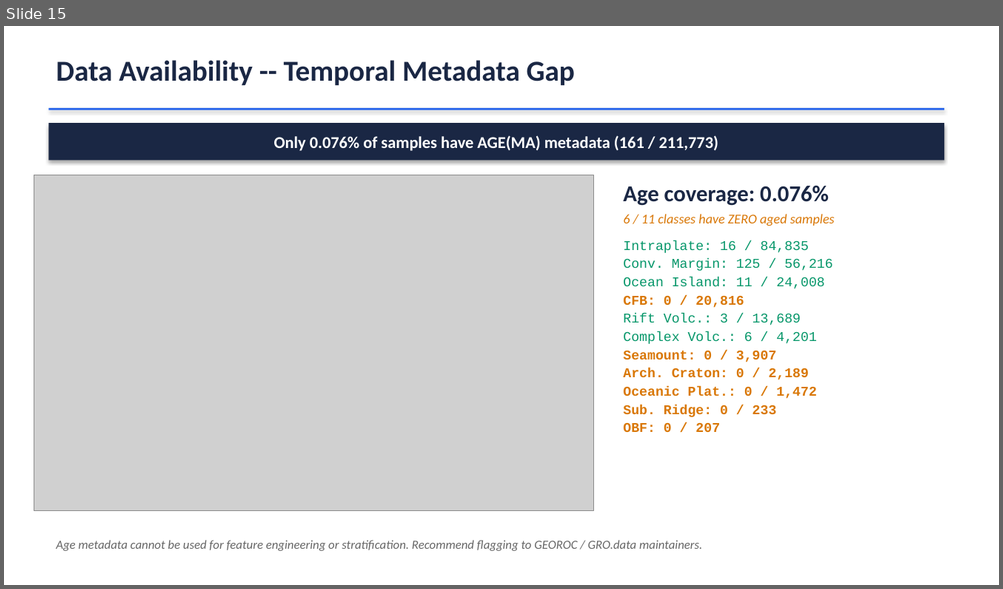
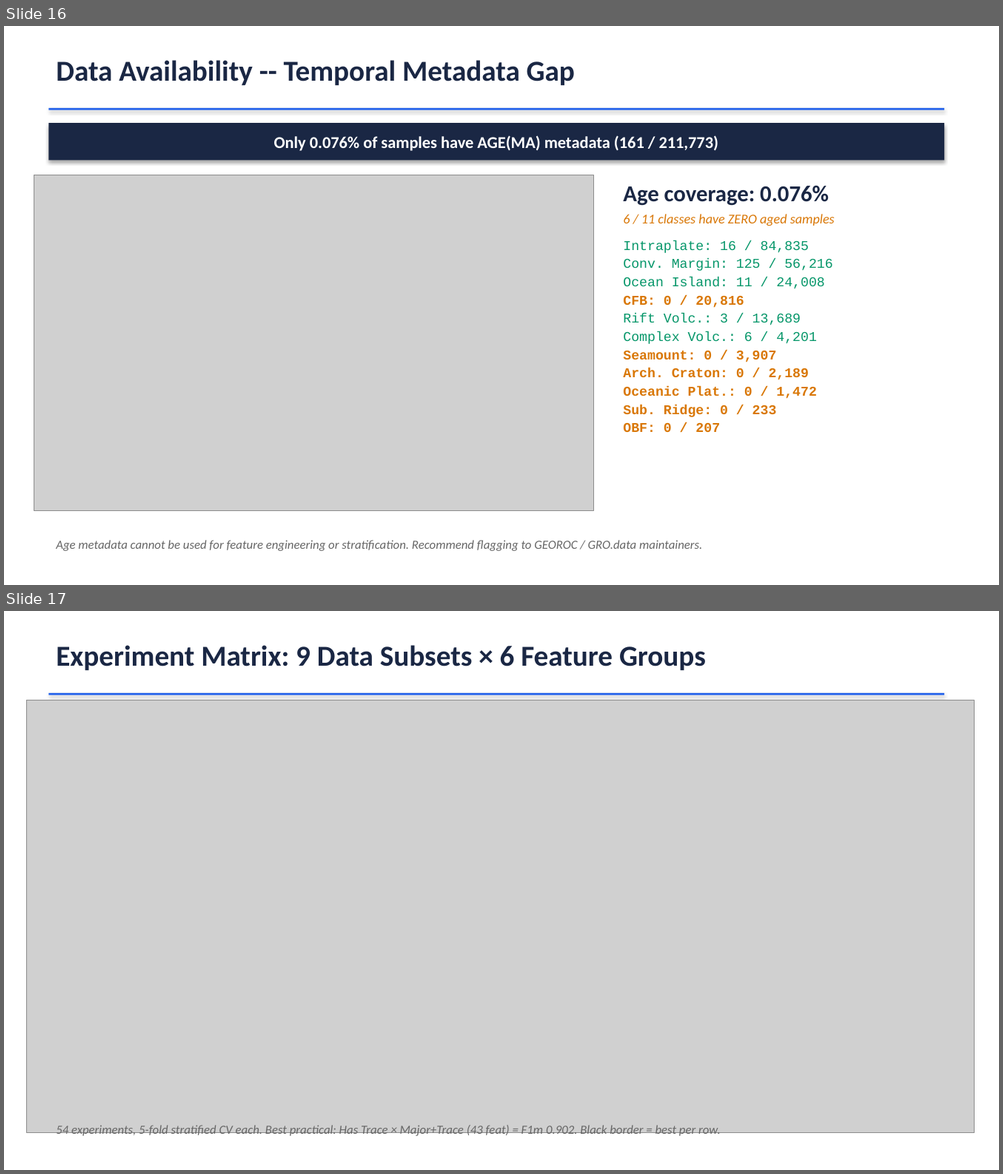
Before and after one commit to SteadfastAsArt/cpx-tectonic-dashboard, a slide deck: CPX_Tectonic_Classification.pptx. Shown one above the other, each under a label of ours: slide 15 before the commit, slides 16 and 17 after it. The pictures are 1003x589 and 1003x1174 pixels, drawn with LibreOffice and Linux fonts; fonts in the diff are those of the drawing; grey boxes stand for pictures. Boxes give left, top, right and bottom in pixels: in the first picture for what was removed or moved away, otherwise in the second. Text is boxed around its words. In the diff, an @@ line names an element or a change of style, - is before the commit and + after.

```diff
--- a/CPX_Tectonic_Classification.pptx
+++ b/CPX_Tectonic_Classification.pptx
@@ slide 17 added at box(4, 611, 999, 1170), background #FFFFFF @@
@@ text added at box(56, 645, 706, 670), 28 pt, text #1A2744, bold @@
+Experiment Matrix: 9 Data Subsets × 6 Feature Groups
@@ rectangle added at box(48, 693, 944, 695), fill #2563EB @@
@@ picture added at box(26, 701, 974, 1133) @@
@@ text added at box(56, 1125, 720, 1137), 12 pt, text #666666, italic @@
+54 experiments, 5-fold stratified CV each. Best practical: Has Trace × Major+Trace (43 feat) = F1m 0.902. Black border = best per row.
@@ what was slide 15 is now slide 16 @@
```
Also in this commit, not shown: 9 slides changed, 2 other slides added, 1 slide removed, 6 other files.
